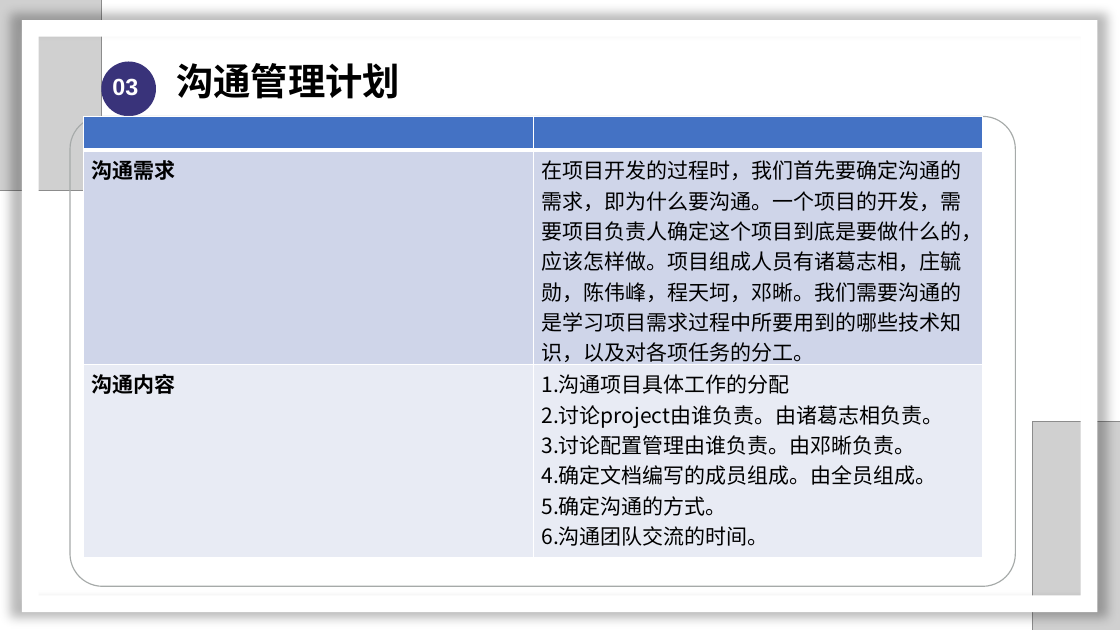
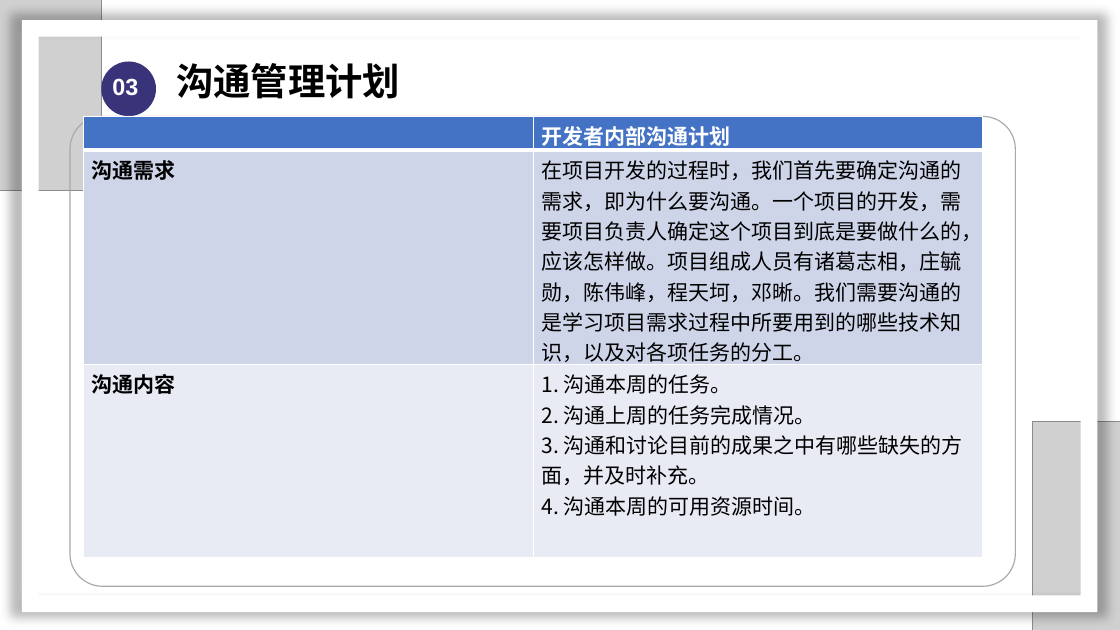
Before and after one commit to SarielX98/PRD2018G14, a slide deck: slide 37 of 受控文档/PPT/PRD2018-G14-软件需求工程审核PPT.pptx. Drawn at 1120x630 pixels with LibreOffice and Linux fonts; fonts in the diff are those of the drawing; grey boxes stand for pictures; background and template pictures are left out. Boxes give left, top, right and bottom in pixels: in the first picture for what was removed or moved away, otherwise in the second. Text is boxed around its words. In the diff, an @@ line names an element or a change of style, - is before the commit and + after.

Commit message:
2018/11/29 -需求工程计划更新和版本更新和PPT更新

```diff
--- a/受控文档/PPT/PRD2018-G14-软件需求工程审核PPT.pptx
+++ b/受控文档/PPT/PRD2018-G14-软件需求工程审核PPT.pptx
@@ table at bbox=[83, 117, 982, 558] @@
-row 1, column 2: 
+row 1, column 2: 开发者内部沟通计划
-row 3, column 2: 1.沟通项目具体工作的分配 / 2.讨论project由谁负责。由诸葛志相负责。 / 3.讨论配置管理由谁负责。由邓晰负责。 / 4.确定文档编写的成员组成。由全员组成。 / 5.确定沟通的方式。 / 6.沟通团队交流的时间。
+row 3, column 2: 1. 沟通本周的任务。 / 2. 沟通上周的任务完成情况。 / 3. 沟通和讨论目前的成果之中有哪些缺失的方面，并及时补充。 / 4. 沟通本周的可用资源时间。
```
Also in this commit, not shown: 4 other slides changed, 1 slide added, 1 other file.
